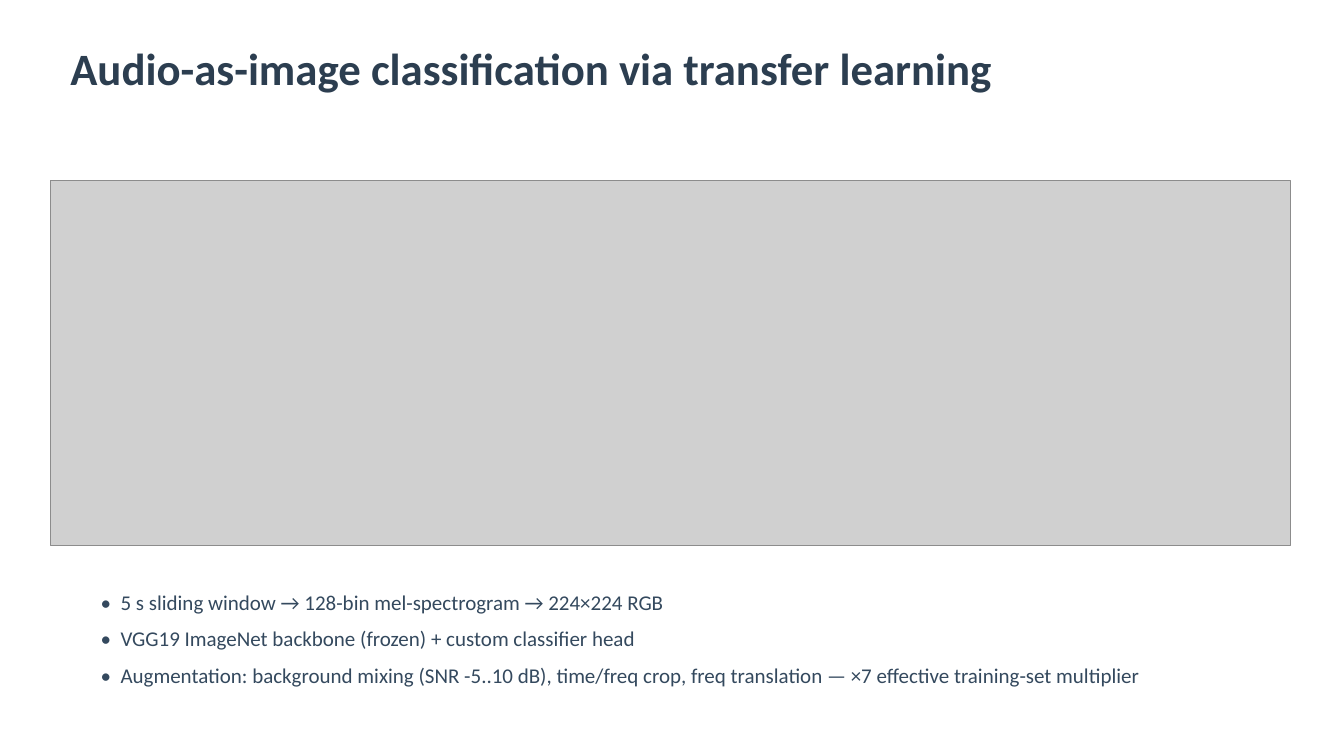
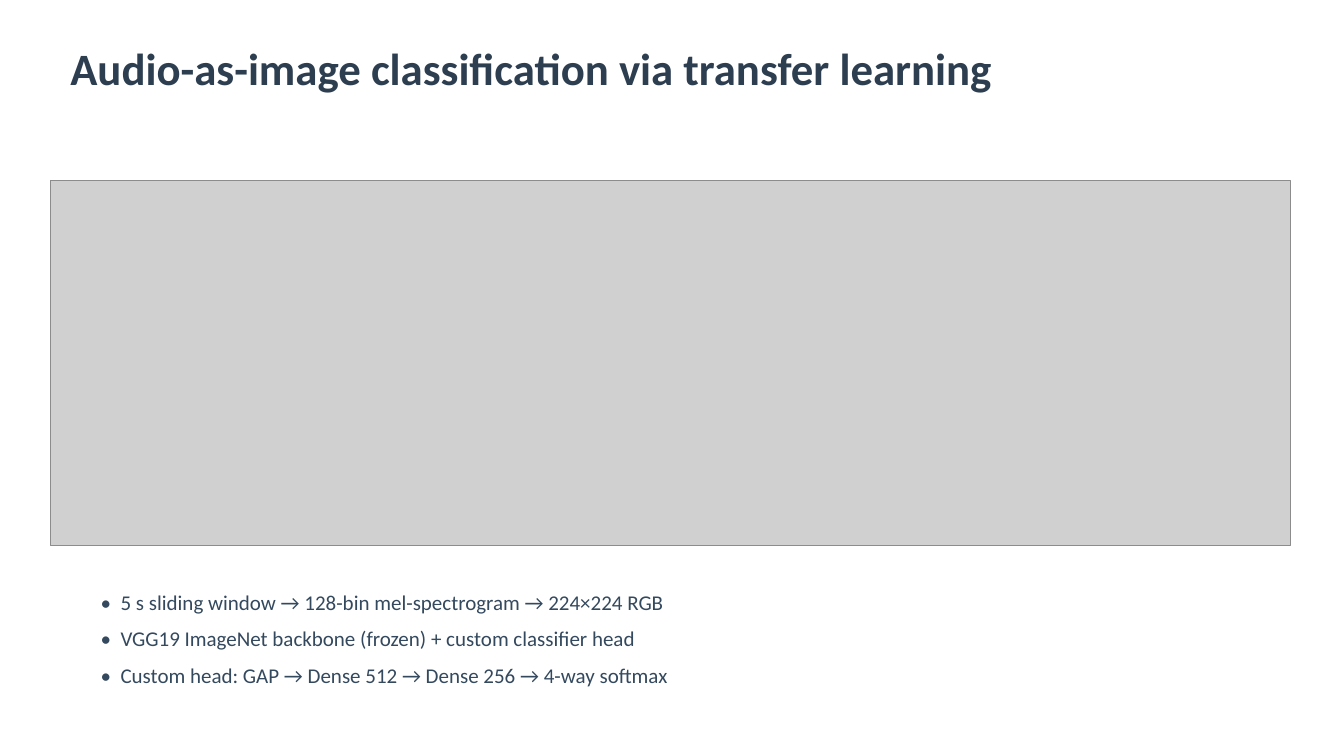
Before and after one commit to Mo119m/primates-sound-detection, a slide deck: slide 5 of presentation_notebooks/primate_detection_presentation.pptx (slide 4 before the commit). Drawn at 1344x756 pixels with LibreOffice and Linux fonts; fonts in the diff are those of the drawing; grey boxes stand for pictures. Boxes give left, top, right and bottom in pixels: in the first picture for what was removed or moved away, otherwise in the second. Text is boxed around its words. In the diff, an @@ line names an element or a change of style, - is before the commit and + after.

```diff
--- a/presentation_notebooks/primate_detection_presentation.pptx
+++ b/presentation_notebooks/primate_detection_presentation.pptx
@@ text at [121,668,668,687]: text changed @@
-• Augmentation: background mixing (SNR -5..10 dB), time/freq crop, freq translation — ×7 effective training-set multiplier
+• Custom head: GAP → Dense 512 → Dense 256 → 4-way softmax
```
Also in this commit, not shown: 1 slide added, 4 other files.
